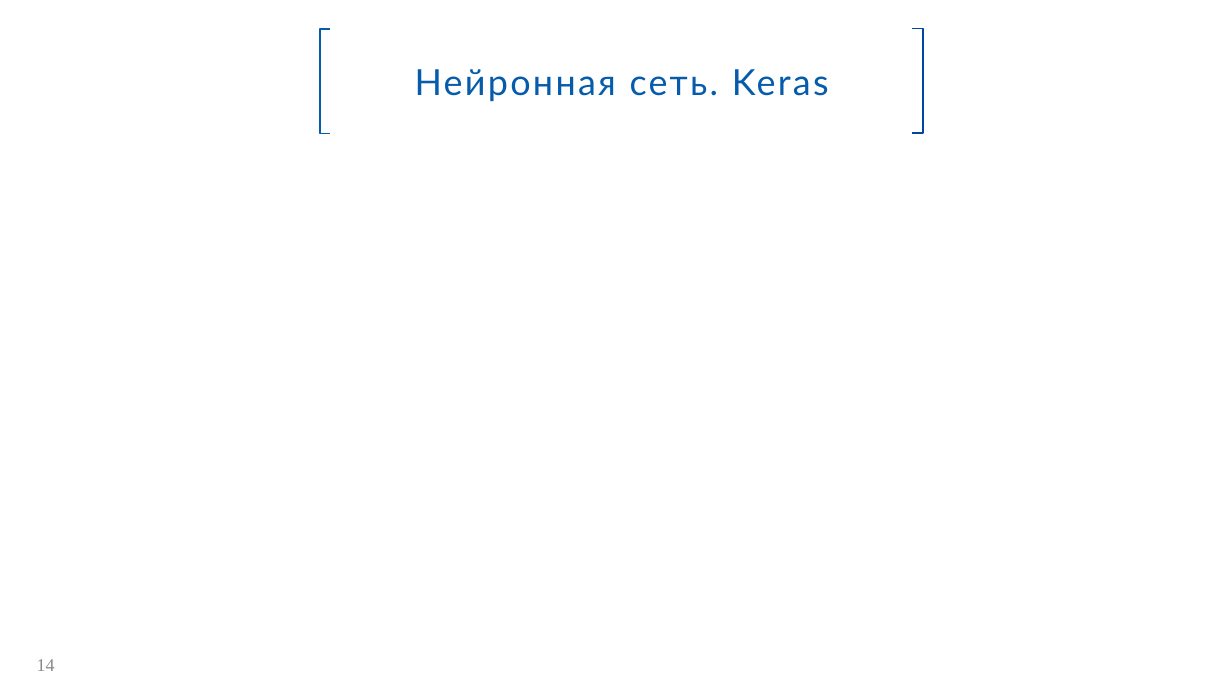
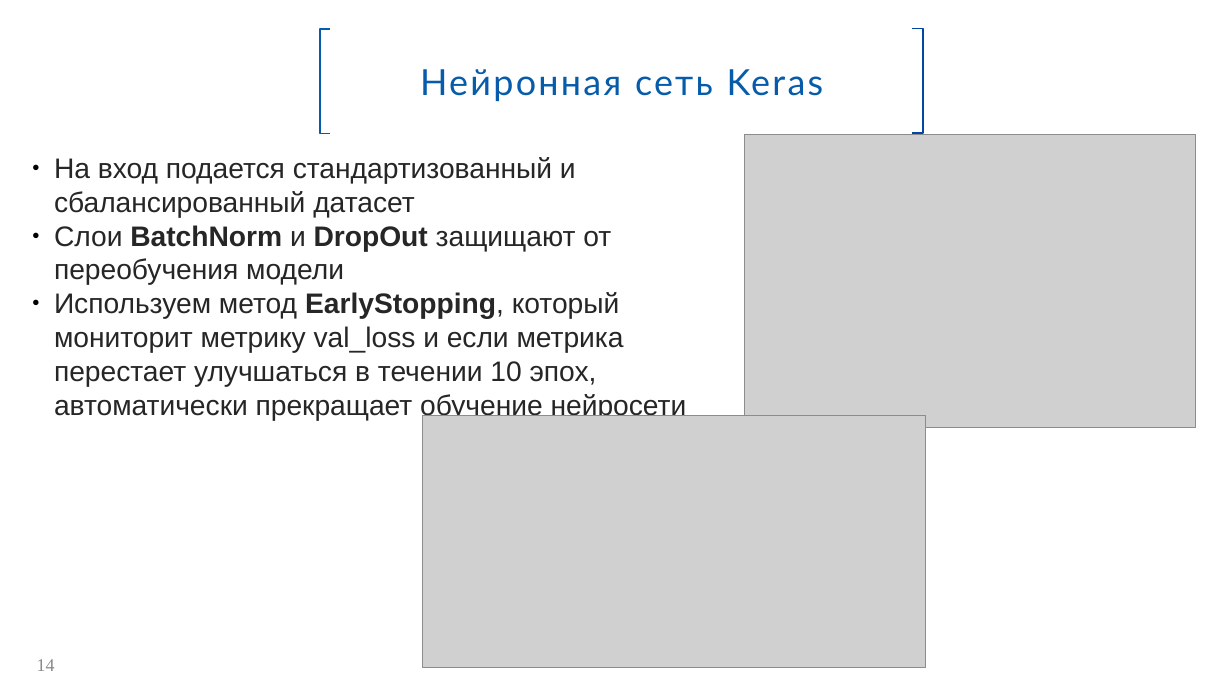
Before and after one commit to Spring-31/HC_default_risk, a slide deck: slide 14 of Прогнозирование вероятности дефолта.pptx. Drawn at 1232x693 pixels with LibreOffice and Linux fonts; fonts in the diff are those of the drawing; grey boxes stand for pictures; background and template pictures are left out. Boxes give left, top, right and bottom in pixels: in the first picture for what was removed or moved away, otherwise in the second. Text is boxed around its words. In the diff, an @@ line names an element or a change of style, - is before the commit and + after.

```diff
--- a/Прогнозирование вероятности дефолта.pptx
+++ b/Прогнозирование вероятности дефолта.pptx
@@ text in rectangle at [420, 69, 824, 101]: text changed @@
-Нейронная сеть. Keras
+Нейронная сеть Keras
@@ picture added at [744, 135, 1196, 429] @@
@@ text added at [54, 157, 687, 421], 22 pt, text #262626 @@
+● На вход подается стандартизованный и сбалансированный датасет
+● Слои BatchNorm и DropOut защищают от переобучения модели
+● Используем метод EarlyStopping, который мониторит метрику val_loss и если метрика перестает улучшаться в течении 10 эпох, автоматически прекращает обучение нейросети
@@ picture added at [423, 416, 926, 668] @@
```
Also in this commit, not shown: 2 other slides changed, 1 slide added, 2 other files.
